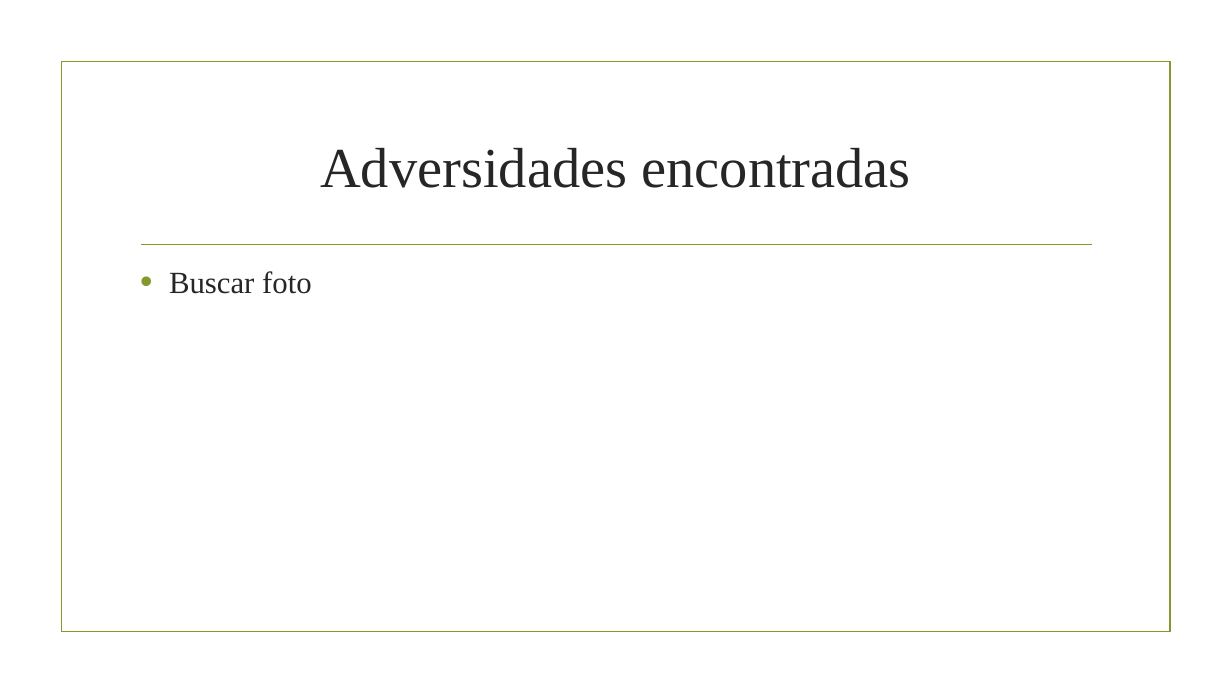
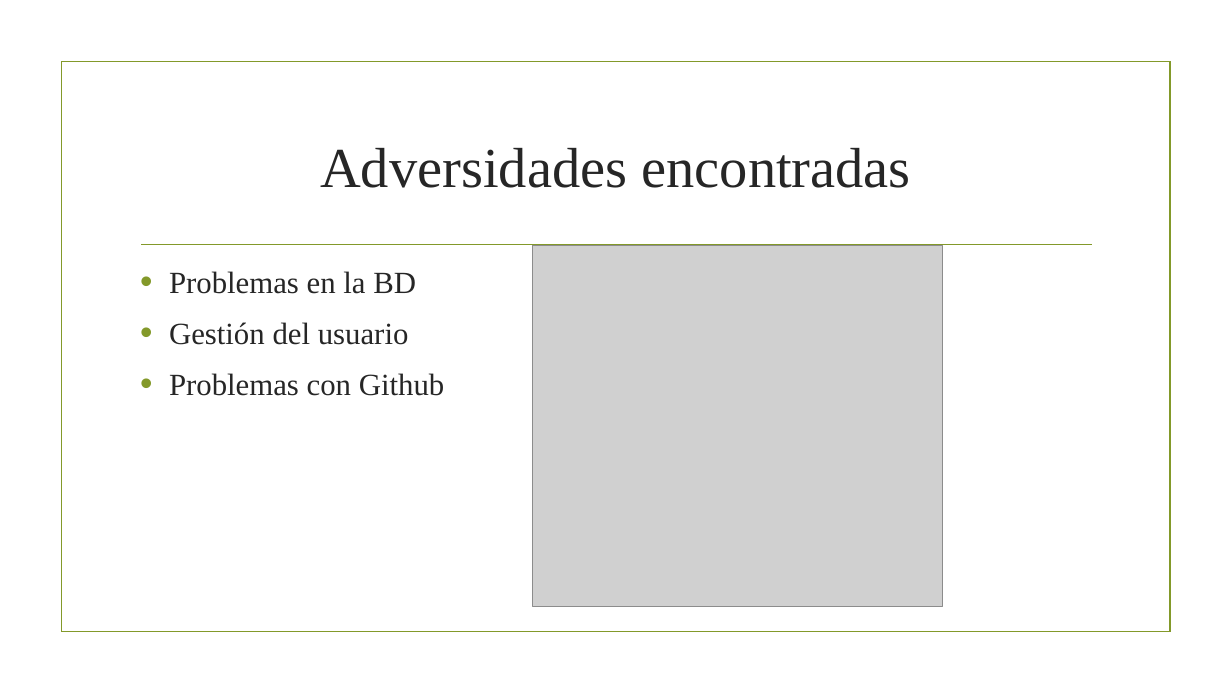
Before and after one commit to HectorSanchezLuque/PIdam2122verde, a slide deck: slide 14 of doc/worktab.pptx. Drawn at 1232x693 pixels with LibreOffice and Linux fonts; fonts in the diff are those of the drawing; grey boxes stand for pictures; background and template pictures are left out. Boxes give left, top, right and bottom in pixels: in the first picture for what was removed or moved away, otherwise in the second. Text is boxed around its words. In the diff, an @@ line names an element or a change of style, - is before the commit and + after.

```diff
--- a/doc/worktab.pptx
+++ b/doc/worktab.pptx
@@ picture added at [532,246,943,606] @@
@@ text at [169,271,445,396]: text changed @@
-• Buscar foto
+• Problemas en la BD
+• Gestión del usuario
+• Problemas con Github
```
Also in this commit, not shown: 2 other slides changed.
